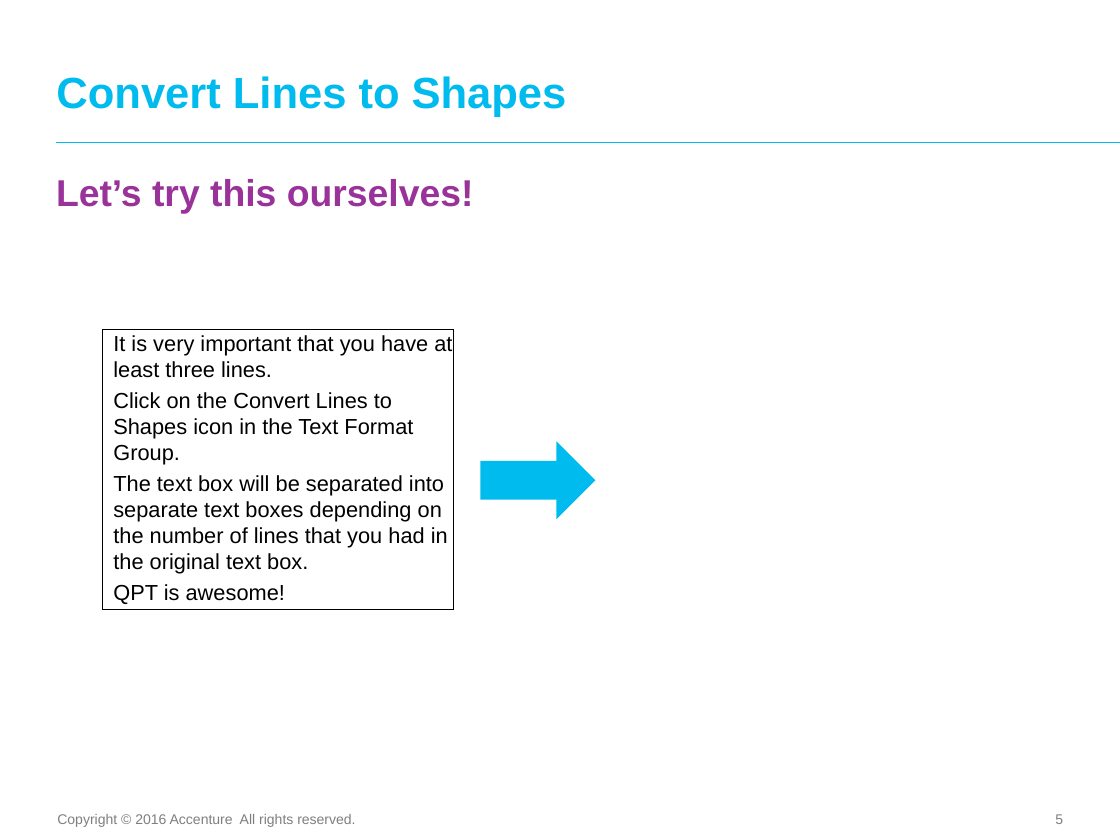
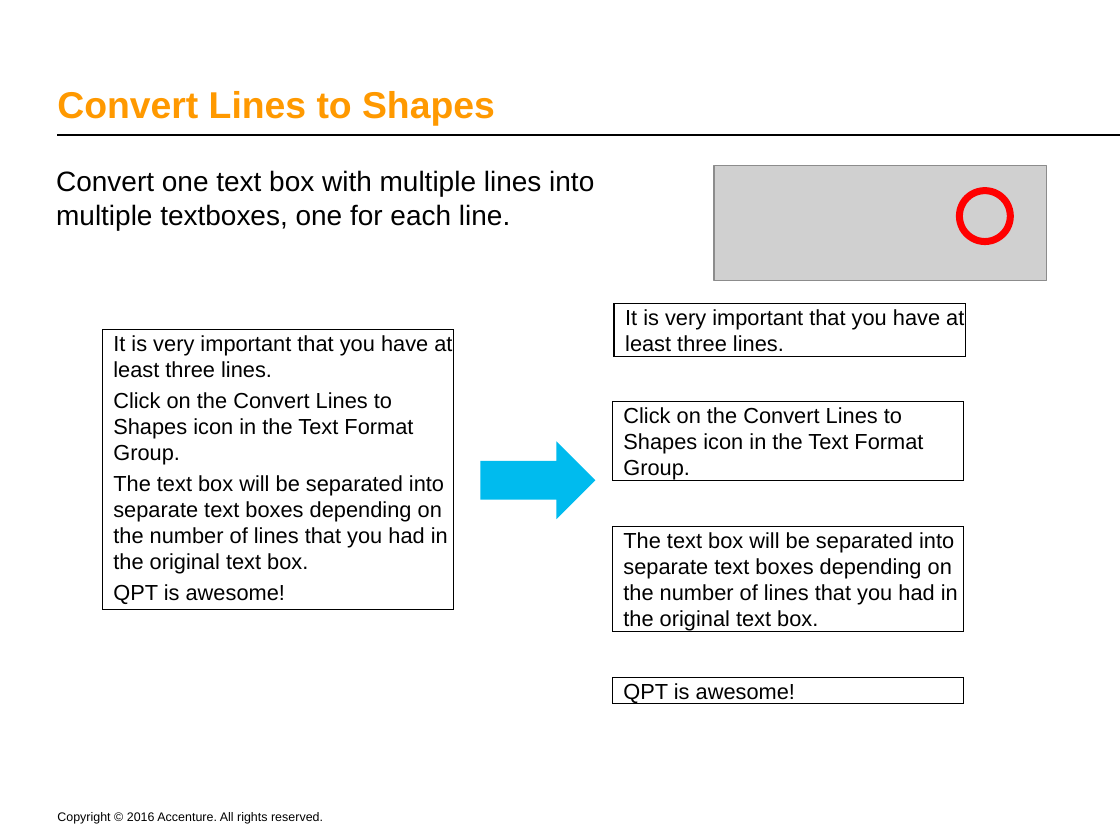
Before and after one commit to bbui1997/python-pptx-tags, a slide deck: slide 16 of test.pptx (slide 5 before the commit). Drawn at 1120x840 pixels with LibreOffice and Linux fonts; fonts in the diff are those of the drawing; grey boxes stand for pictures; background and template pictures are left out. Boxes give left, top, right and bottom in pixels: in the first picture for what was removed or moved away, otherwise in the second. Text is boxed around its words. In the diff, an @@ line names an element or a change of style, - is before the commit and + after.

```diff
--- a/test.pptx
+++ b/test.pptx
@@ title "Convert Lines to Shapes" moved from (x1=56, y1=76, x2=567, y2=117) to (x1=57, y1=91, x2=495, y2=126) @@
@@ title "Convert Lines to Shapes" at (x1=57, y1=91, x2=495, y2=126): size 28 to 24 pt, text colour #00BBEE to #FF9900; line spacing 26pt to 1 @@
@@ line moved from (56, 142) - (1120, 142) to (57, 136) - (1120, 136) @@
@@ line (57, 136) - (1120, 136): stroke #00BBEE 1 pt to #000000 1 pt @@
@@ text removed at (x1=56, y1=179, x2=474, y2=214) @@
-Let’s try this ourselves!
@@ text added at (x1=56, y1=170, x2=594, y2=230), 18 pt, text #000000 @@
+Convert one text box with multiple lines into multiple textboxes, one for each line.
@@ picture added at (x1=715, y1=166, x2=1047, y2=281) @@
@@ ellipse added at (x1=960, y1=190, x2=1010, y2=241), outline #FF0000 4.5 pt @@
@@ rectangle added at (x1=614, y1=304, x2=965, y2=356), fill #FFFFFF, outline #000000 0.75 pt, 14 pt, text #000000 @@
+It is very important that you have at least three lines.
@@ rectangle added at (x1=613, y1=402, x2=964, y2=482), fill #FFFFFF, outline #000000 0.75 pt, 14 pt, text #000000 @@
+Click on the Convert Lines to Shapes icon in the Text Format Group.
@@ rectangle added at (x1=613, y1=526, x2=964, y2=632), fill #FFFFFF, outline #000000 0.75 pt, 14 pt, text #000000 @@
+The text box will be separated into separate text boxes depending on the number of lines that you had in the original text box.
@@ rectangle added at (x1=613, y1=678, x2=964, y2=704), fill #FFFFFF, outline #000000 0.75 pt, 14 pt, text #000000 @@
+QPT is awesome!
@@ text at (x1=57, y1=812, x2=323, y2=824): text changed; size 9 to 8 pt; text colour #7F7F7F to #000000 @@
-Copyright © 2016 Accenture All rights reserved.
+Copyright © 2016 Accenture. All rights reserved.
@@ page number removed at (x1=1055, y1=814, x2=1063, y2=824) @@
-5
```
Also in this commit, not shown: 2 other slides changed, 25 slides added, 6 slides removed, 6 other files.
